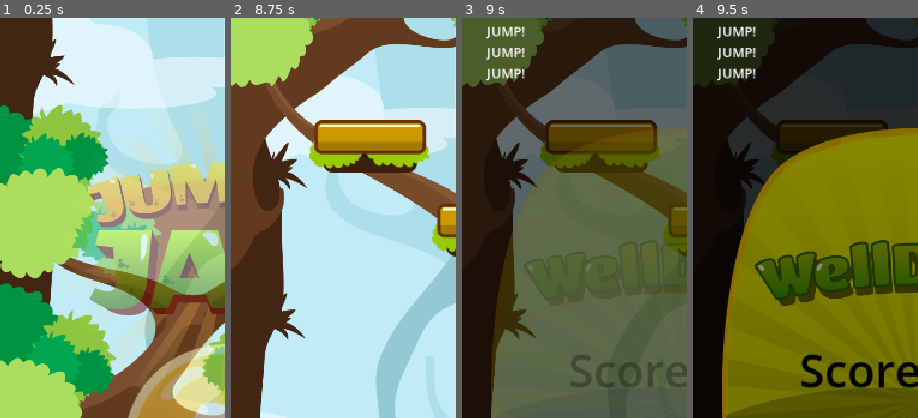
Above: before the commit, frames 1-4 (left to right).
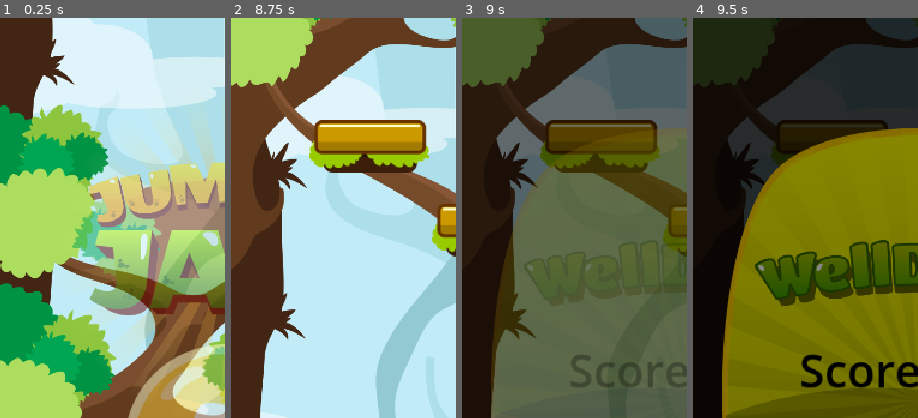
Above: after the commit, the same moments.

Repository: woliveiras/jumper-jam
Game: Godot game, scene res://scenes/main.tscn
Same seed, same stepped clock (60 frames per second), same inputs: the game is played once before the commit and once after it.
Inputs (mouse positions are % of the whole screen's width and height, from its top left):
- Up to frame 1 (0.25 s): no input
- Up to frame 2 (8.75 s): hold D (move_right) 0.53-1.25 s; click (50, 60) at 1.25 s; click (91, 5) at 2 s; click (33, 57) at 2.75 s; hold D (move_right) 3.53-4.28 s; hold A (move_left) 4.28-6.53 s; hold D (move_right) from 6.53 s (still down)
- Up to frame 3 (9 s): release D (move_right) at 8.75 s; click (5, 97) at 8.75 s
- Up to frame 4 (9.5 s): no input
The pictures show only the part of the screen within x 0-50%, y 5-55%; the shares and areas given below are measured in that part.

Frames 1-2 are identical in both runs. In frame 3, 0.9% of the frame differs, in the area x 10-28%, y 2-16%; in frame 4, 1.0%.

Commit message:
add soundfx

Diff:
--- a/project.godot
+++ b/project.godot
@@ -18,6 +18,7 @@
 [autoload]
 
 GameUtils="*res://scripts/utils.gd"
+SoundFX="*res://scenes/sound_fx.tscn"
 
 [display]
 
--- /dev/null
+++ b/scenes/sound_fx.tscn
@@ -0,0 +1,16 @@
+[gd_scene load_steps=2 format=3 uid="uid://k6wmr6uie21u"]
+
+[ext_resource type="Script" uid="uid://dpd8eje74rw7p" path="res://scripts/sound_fx.gd" id="1_j0h6q"]
+
+[node name="SoundFX" type="Node"]
+script = ExtResource("1_j0h6q")
+
+[node name="SoundFXPlayer_1" type="AudioStreamPlayer" parent="."]
+
+[node name="SoundFXPlayer_2" type="AudioStreamPlayer" parent="."]
+
+[node name="SoundFXPlayer_3" type="AudioStreamPlayer" parent="."]
+
+[node name="SoundFXPlayer_4" type="AudioStreamPlayer" parent="."]
+
+[node name="SoundFXPlayer_5" type="AudioStreamPlayer" parent="."]
--- a/scripts/hud.gd
+++ b/scripts/hud.gd
@@ -18,6 +18,7 @@
 		top_bar_bg.size.y += safe_area_top
 
 func _on_pause_button_pressed() -> void:
+	SoundFX.play("CLICK")
 	pause_game.emit()
 
 func set_score(new_score: int):
--- a/scripts/player.gd
+++ b/scripts/player.gd
@@ -60,8 +60,7 @@
 
 func jump():
 	velocity.y = jump_velocity
-	GameUtils.log_message("JUMP!")
-
+	SoundFX.play("JUMP")
 
 func _on_visible_on_screen_notifier_2d_screen_exited() -> void:
 	die()
@@ -71,3 +70,4 @@
 		dead = true
 		collision_shape.set_deferred("disabled", true)
 		died.emit()
+		SoundFX.play("FALL")
--- a/scripts/screens.gd
+++ b/scripts/screens.gd
@@ -33,6 +33,8 @@
 				button.clicked.connect(_on_button_pressed)
 
 func _on_button_pressed(button):
+	SoundFX.play("CLICK")
+
 	match button.name:
 		"TitlePlay":
 			change_screen(null)
--- /dev/null
+++ b/scripts/sound_fx.gd
@@ -0,0 +1,18 @@
+extends Node
+
+@onready var sound_players = get_children()
+
+var sounds = {
+	"CLICK": load("res://assets/sound/Click.wav"),
+	"JUMP": load("res://assets/sound/Jump.wav"),
+	"FALL": load("res://assets/sound/Fall.wav"),
+}
+
+func play(sound_name):
+	var sound_to_play = sounds[sound_name]
+
+	for sound_player in sound_players:
+		if sound_player.playing == false:
+			sound_player.stream = sound_to_play
+			sound_player.play()
+			return
Not shown, added: scripts/sound_fx.gd.uid
